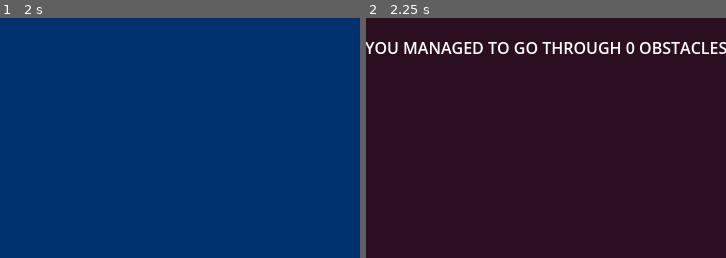
Above: before the commit, frames 1-2 (left to right).
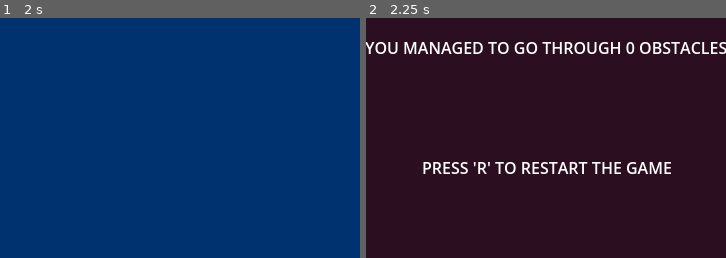
Above: after the commit, the same moments.

Repository: KreaeTerra/Proppy-Plane
Game: Godot game, scene res://scenes/world.tscn
The game is run twice, just before and just after one commit, with the same random seed, the same clock (stepped at 60 frames per second) and the same inputs. The engine's default icon, where the game draws it, is replaced by a stand-in: a white triangle on a blue panel in a dark square.
Inputs:
- Up to frame 1 (2 s): hold Right (ui_right) 0.53-1.28 s; hold Left (ui_left) from 1.28 s (still down)
- Up to frame 2 (2.25 s): tap Enter at 2 s; release Left (ui_left) at 2.03 s; hold Right (ui_right) from 2.03 s (still down)
The pictures show only the part of the screen within x 25-75%, y 50-100%; the shares and areas given below are measured in that part.

Frame 1 is identical in both runs. In frame 2, 1.7% of the frame differs, in the area x 15-85%, y 60-65%.

Commit message:
Add a label that prompts to restart in the game over scene

Diff:
--- a/scenes/game_over_screen.tscn
+++ b/scenes/game_over_screen.tscn
@@ -31,3 +31,19 @@
 text = "YOU MANAGED TO GO THROUGH X PILLARS BEFORE DYING"
 horizontal_alignment = 1
 vertical_alignment = 1
+
+[node name="RestartLabel" type="Label" parent="."]
+custom_minimum_size = Vector2(0, 180)
+anchors_preset = 7
+anchor_left = 0.5
+anchor_top = 1.0
+anchor_right = 0.5
+anchor_bottom = 1.0
+offset_left = -125.0
+offset_top = -23.0
+offset_right = 125.0
+grow_horizontal = 2
+grow_vertical = 0
+text = "PRESS 'R' TO RESTART THE GAME"
+horizontal_alignment = 1
+vertical_alignment = 1
